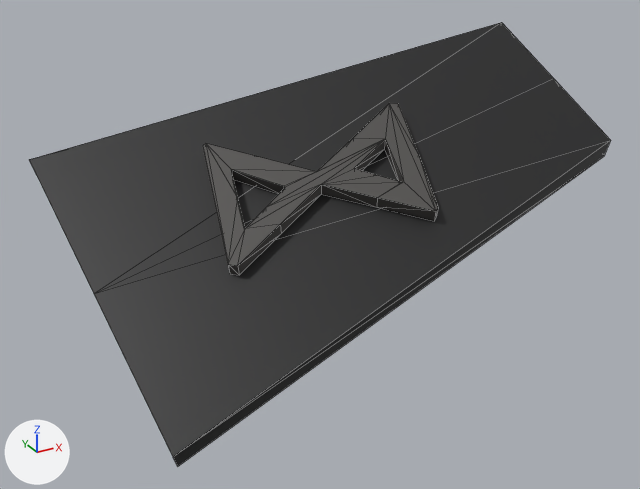
One commit to the OBJ model src/main/resources/assets/stargate/models/DHD/031.obj: the scene before it, then after it.
Camera for both pictures: a 50 mm camera at (-0.2883, -0.1289, 0.9789) aimed at (-0.1981, 0.035, 0.8969). Arrows for +X, +Y and +Z are at lower left; the lights stay in place. The first picture is the older version. Mesh edges are drawn as thin lines. Where no turn or scale is listed for an object, it has been applied to the vertices.

Names of what the first picture shows: '031'.
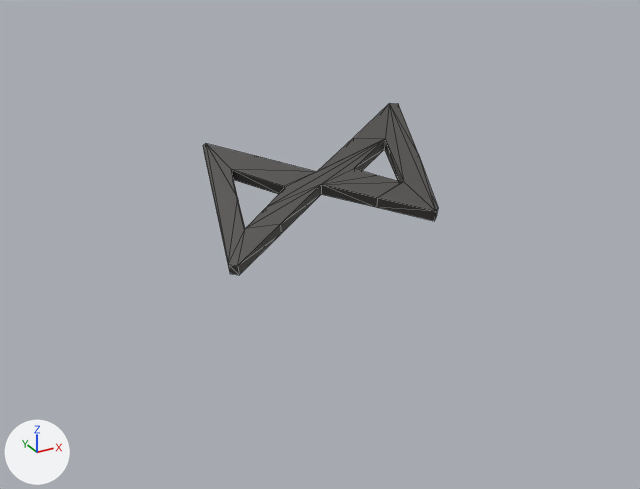
The change, as a diff of the scene's bpy script:
```diff
--- a/src/main/resources/assets/stargate/models/DHD/031.obj.py
+++ b/src/main/resources/assets/stargate/models/DHD/031.obj.py
@@ me_031 @@
 # used by ob_031; location = (0.0, 0.0, 0.0)
-me_031.from_pydata(...)  # 62 vertices, 94 faces; spans x -0.2536..-0.1355, y 0.0024..0.0733, z 0.872..0.9409
+me_031.from_pydata(...)  # 52 vertices, 80 faces; spans x -0.2254..-0.1758, y 0.0124..0.0518, z 0.899..0.927
+# me_031 part 1: the loose piece of 10 vertices spanning x -0.2536..-0.1355, y 0.0024..0.0733, z 0.872..0.9409 is deleted
 me_031.materials.append(mat_glyph)
```

Location of each change, [x1, y1, x2, y2] in pixels of the pictures (640 x 489 px):
'031', reshaped (60% narrower, 61% shorter): before [29, 22, 611, 466]; after [203, 103, 438, 275]
part 1 of me_031, deleted: before [29, 22, 611, 466]
